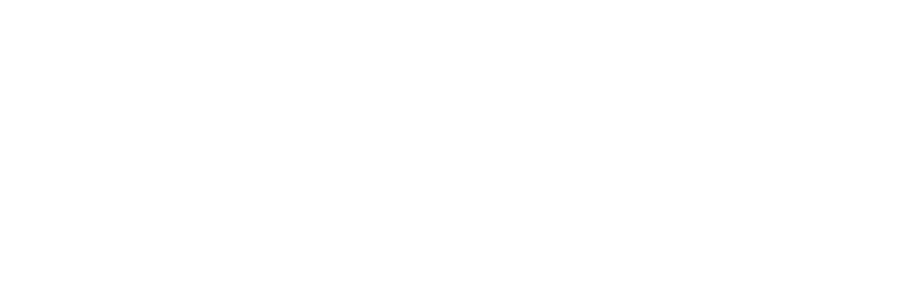
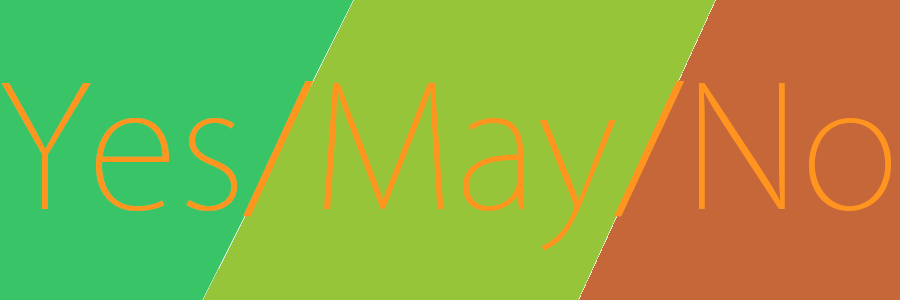
The second w=900, h=300 image is a revision of the first. Changes to its layers:
added group "Group 1" with 2 layers above "Check!" over [0, 0, 900, 300]
added layer "Yes/May/No" in group "Group 1" over [1, 81, 891, 251]
added layer "Layer 1" in group "Group 1" over [0, 0, 900, 300]
